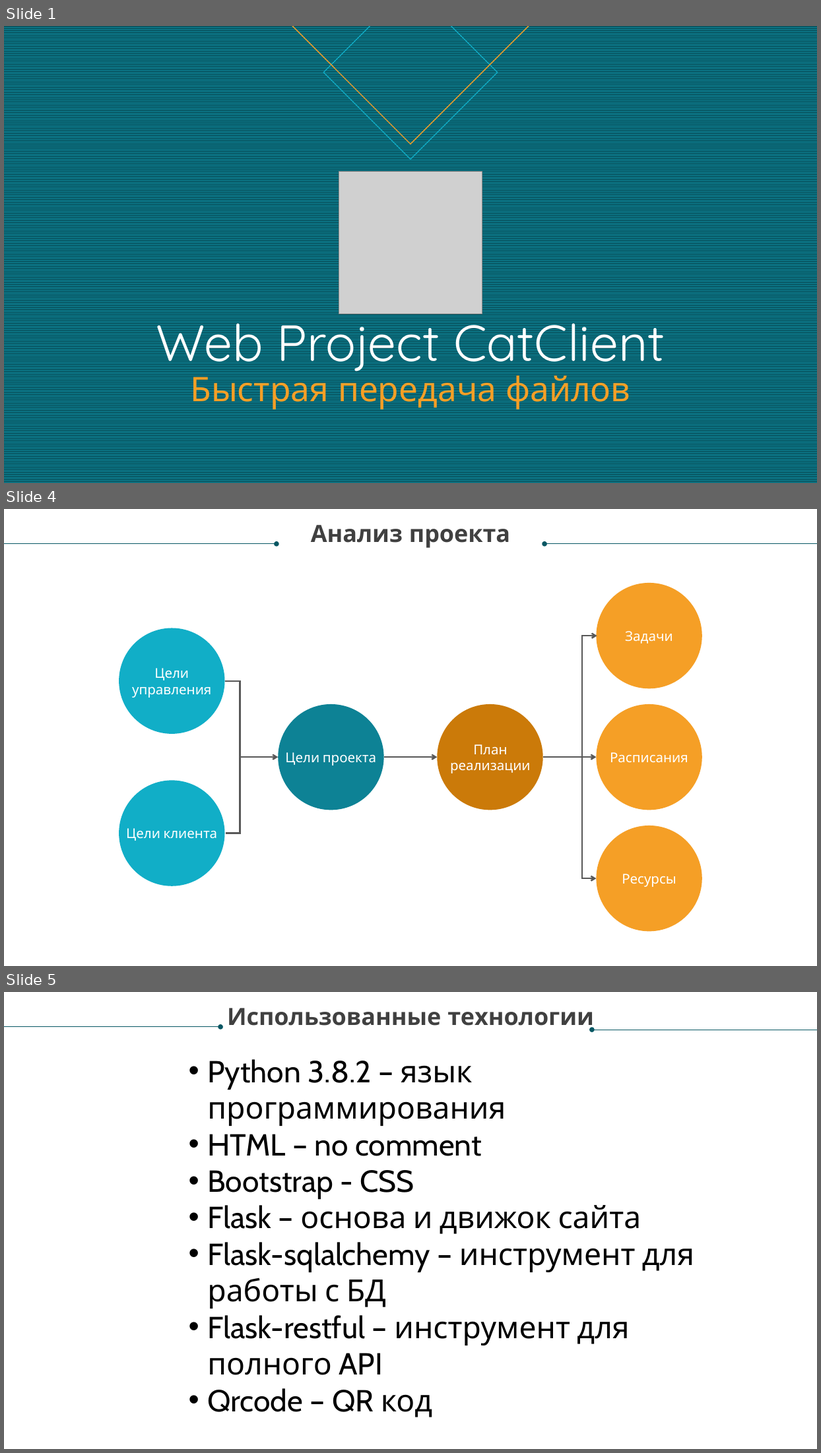
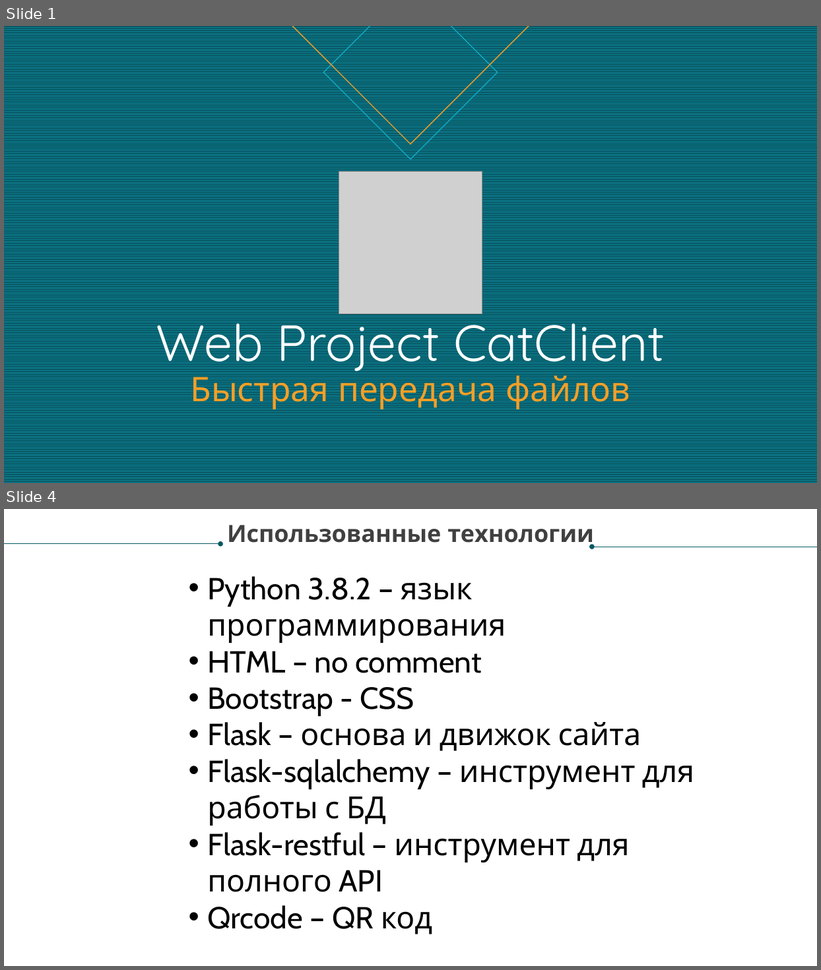
Before and after one commit to vega-d/CatClient, a slide deck: Presentation for CatClient on RU.pptx. Shown one above the other, each under a label of ours: slides 1, 4 and 5 before the commit, slides 1 and 4 after it; the slides between them are not shown. The pictures are 821x1453 and 821x970 pixels, drawn with LibreOffice and Linux fonts; fonts in the diff are those of the drawing; grey boxes stand for pictures. Boxes give left, top, right and bottom in pixels: in the first picture for what was removed or moved away, otherwise in the second. Text is boxed around its words. In the diff, an @@ line names an element or a change of style, - is before the commit and + after.

Commit message:
Small presentation fix

```diff
--- a/Presentation for CatClient on RU.pptx
+++ b/Presentation for CatClient on RU.pptx
@@ slide 4 removed at <box>4,509,817,966</box>, background #FFFFFF @@
@@ text removed at <box>311,525,510,548</box> @@
-Анализ проекта
@@ arrow removed from (4, 544) to (277, 544) @@
@@ arrow removed from (817, 544) to (545, 544) @@
@@ ellipse removed at <box>596,583,702,689</box> @@
@@ ellipse removed at <box>119,628,225,734</box> @@
@@ elbow double arrow removed from (597, 636) to (596, 879) @@
@@ text removed at <box>625,631,673,644</box> @@
-Задачи
@@ text removed at <box>132,668,211,698</box> @@
-Цели управления
@@ elbow line removed from (225, 681) to (225, 834) @@
@@ ellipse removed at <box>278,704,384,811</box> @@
@@ ellipse removed at <box>437,704,543,811</box> @@
@@ ellipse removed at <box>596,704,702,811</box> @@
@@ text removed at <box>450,745,531,774</box> @@
-План реализации
@@ arrow removed from (240, 757) to (278, 757) @@
@@ text removed at <box>285,753,376,766</box> @@
-Цели проекта
@@ arrow removed from (384, 757) to (437, 757) @@
@@ arrow removed from (543, 757) to (596, 757) @@
@@ text removed at <box>610,753,688,762</box> @@
-Расписания
@@ ellipse removed at <box>119,780,225,887</box> @@
@@ text removed at <box>126,828,218,841</box> @@
-Цели клиента
@@ ellipse removed at <box>596,826,702,931</box> @@
@@ text removed at <box>622,874,677,887</box> @@
-Ресурсы
@@ what was slide 5 is now slide 4 @@
```
Also in this commit, not shown: 1 slide changed.
